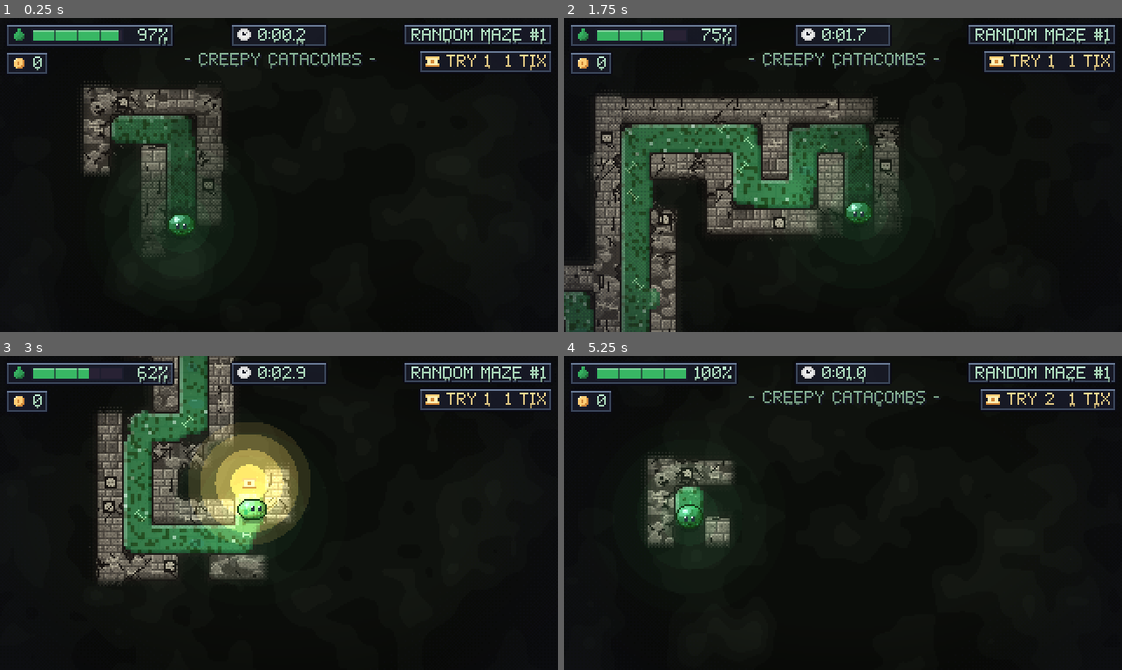
Above: before the commit, frames 1-4 (two rows, left to right).
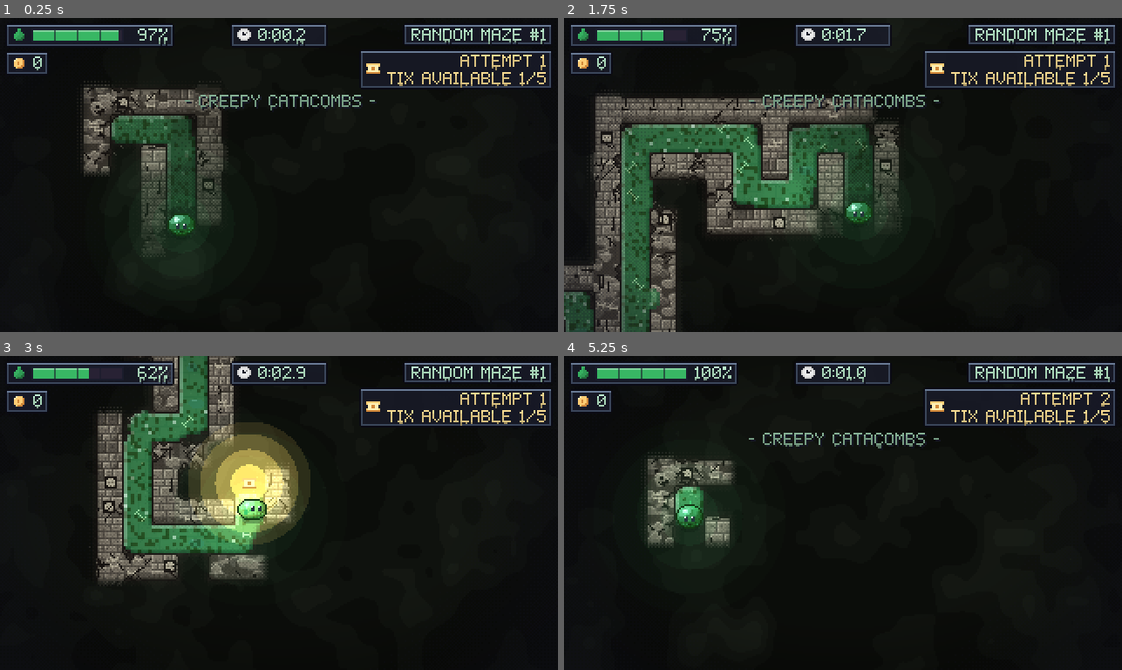
Above: after the commit, the same moments.

Repository: AveryBlue-GD/slime-time
Game: Godot game, scene res://tests/demo_random_ticket.tscn
Two runs of this game, one before a commit and one after it. Both use one fixed random seed, a clock stepped at 60 frames per second and the inputs below. This scene is started directly instead of the project's main scene.
Inputs (mouse positions are in pixels of both pictures, inside the frame that each line leads up to):
- Up to frame 1 (0.25 s): no input
- Up to frame 2 (1.75 s): tap Enter at 0.5 s; move the mouse to (965, 159) at 0.52 s; hold D (move_right) 0.53-1.25 s; tap F (interact) at 0.6 s; click (965, 159) at 0.67 s; tap Space (jump) at 0.77, 1.07 s; drag from (731, 190) to (815, 237) at 1.27 s
- Up to frame 3 (3 s): move the mouse to (334, 443) at 2.02 s; hold D (move_right) 2.03-2.75 s; tap J at 2.1 s; drag from (251, 575) to (111, 465) at 2.77 s
- Up to frame 4 (5.25 s): move the mouse to (1010, 560) at 3.52 s; hold A (move_left) 3.53-4.25 s; tap F (interact) at 3.6 s; tap Space (jump) at 3.77, 4.07 s; tap R (restart) at 4.15 s; drag from (675, 465) to (759, 434) at 4.27 s; move the mouse to (870, 513) at 5.02 s; hold S (move_down) from 5.03 s (still down); tap J at 5.1 s; click (870, 513) at 5.17 s

The runs differ from the first frame. In frame 1, 3.4% of the frame differs, in the area x 33-99%, y 10-30%; in frame 2, 3.4%; in frame 3, 1.9%; in frame 4, 3.1%.

Commit message:
Attempt pod: ATTEMPT n / TIX AVAILABLE k/5
The randomizer HUD pod shows the attempt and the tickets a win would pay now
out of 5 (caps applied, dim 0/5 when nothing), on two lines; the area name and
the touch pause button move under it. Layout check, updated tests, shots.

Co-Authored-By: Claude Sonnet 5.5 <noreply@anthropic.com>

Diff:
--- a/scripts/game.gd
+++ b/scripts/game.gd
@@ -1187,14 +1187,15 @@
 		return
 	attempt_key = progress.random_attempt_key(random_seed, seed_level, hard_mode)
 	attempt = progress.begin_random_attempt(attempt_key)
+	touch_controls.pause_rect.position.y = touch_controls.PAUSE_Y_RANDOM  # under the two-line attempt pod
 	_refresh_attempt_pod()
 
 
-## The HUD's attempt pod: TRY n and the tickets a win would pay now (0 once dev toggles were used).
+## The HUD's attempt pod: ATTEMPT n and the tickets a win would pay now (of 5) (0 once dev toggles were used).
 func _refresh_attempt_pod() -> void:
 	if not is_random() or progress == null:
 		return
-	hud.set_attempt(attempt, 0 if dev_toggled or assisted else progress.random_tickets_due(attempt, random_seed))
+	hud.set_attempt(attempt, 0 if dev_toggled or assisted else progress.random_tickets_due(attempt, random_seed), progress.tickets_for_attempt(1))
 
 
 # ---------------------------------------------------------------- dev: wall power
--- a/scripts/hud.gd
+++ b/scripts/hud.gd
@@ -13,6 +13,8 @@
 const LOW_PERCENT := 20.0
 ## Seconds the area name stays up before fading.
 const AREA_NAME_TIME := 2.0
+## Where the area name sits in a randomizer maze, clear of the two-line attempt pod (normally y 20).
+const AREA_TOP_UNDER_ATTEMPT := 44
 const FRAME_COLOR := Color8(26, 28, 44)
 const LOW_COLOR := Color8(220, 40, 50)
 const GOLD := Color8(255, 205, 117)
@@ -42,7 +44,8 @@
 var coin_label: Label
 var coins_left_label: Label
 var _coins_left_pod: Control
-## Randomizer only: the attempt on this maze and what a win would pay now ("TRY 2  4 TIX").
+## Randomizer only: the attempt on this maze and the tickets a win would pay now, out of the most a
+## maze can pay ("ATTEMPT 2  TIX AVAILABLE 4/5").
 var attempt_pod: Control
 var attempt_label: Label
 var _attempt_icon: TextureRect
@@ -144,6 +147,7 @@
 	_attempt_icon = UIKit.make_icon("ticket", Color.WHITE)
 	attempt_row.add_child(_attempt_icon)
 	attempt_label = UIKit.make_label("", 8, TICKET_TINT)
+	attempt_label.horizontal_alignment = HORIZONTAL_ALIGNMENT_RIGHT
 	attempt_row.add_child(attempt_label)
 	attempt_pod.visible = false
 
@@ -294,10 +298,15 @@
 
 
 ## The attempt pod (randomizer mazes only): which attempt at this maze it is and the tickets a win
-## would pay right now, e.g. "TRY 2  4 TIX" (dim when it would pay nothing).
-func set_attempt(attempt: int, payout: int) -> void:
+## would pay right now (every cap applied) out of a first attempt's full pay, counting down
+## attempt by attempt: "ATTEMPT 1  TIX AVAILABLE 5/5", "ATTEMPT 2  TIX AVAILABLE 4/5" ... 1/5 from
+## the 5th; e.g. 1/5 when capped, dim 0/5 when a win would pay nothing. `most` = a first attempt's pay.
+func set_attempt(attempt: int, payout: int, most := 5) -> void:
 	attempt_pod.visible = true
-	attempt_label.text = "TRY %d  %d TIX" % [mini(attempt, 99), payout]
+	# The two-line pod reaches down to y 40: the area name moves under it instead of under the timer.
+	area_label.offset_top = AREA_TOP_UNDER_ATTEMPT
+	area_label.offset_bottom = AREA_TOP_UNDER_ATTEMPT + 10
+	attempt_label.text = "ATTEMPT %d\nTIX AVAILABLE %d/%d" % [mini(attempt, 99), payout, most]
 	var color := TICKET_TINT if payout > 0 else MEDAL_OWNED
 	attempt_label.add_theme_color_override("font_color", color)
 	_attempt_icon.modulate = Color.WHITE if payout > 0 else TICKET_DIM
--- a/scripts/ui/touch_controls.gd
+++ b/scripts/ui/touch_controls.gd
@@ -17,6 +17,10 @@
 const JUMP_CENTER := Vector2(282, 142)
 const JUMP_RADIUS := 19.0
 const PAUSE_RECT := Rect2(302, 35, 15, 13)
+## Where the pause button really is: PAUSE_RECT, moved down under the randomizer's taller attempt
+## pod by game.gd (`pause_rect.position.y = PAUSE_Y_RANDOM`).
+const PAUSE_Y_RANDOM := 44.0
+var pause_rect := PAUSE_RECT
 const PAUSE_TOUCH_MARGIN := 5.0
 const MOVE_ACTIONS := ["move_right", "move_left", "move_down", "move_up"]
 
@@ -72,7 +76,7 @@
 
 
 func _touch_down(index: int, pos: Vector2) -> void:
-	if PAUSE_RECT.grow(PAUSE_TOUCH_MARGIN).has_point(pos):
+	if pause_rect.grow(PAUSE_TOUCH_MARGIN).has_point(pos):
 		var pause := InputEventAction.new()
 		pause.action = "menu"
 		pause.pressed = true
@@ -154,9 +158,9 @@
 	_canvas.draw_string(font, (JUMP_CENTER + Vector2(-label_width / 2.0, 3)).round(), "JUMP",
 		HORIZONTAL_ALIGNMENT_LEFT, -1, 8, Color(1, 1, 1, 0.9))
 	# Pause button: two bars.
-	_canvas.draw_rect(PAUSE_RECT, dim)
-	_canvas.draw_rect(Rect2(PAUSE_RECT.position + Vector2(4, 3), Vector2(2, 7)), Color(color, 0.9))
-	_canvas.draw_rect(Rect2(PAUSE_RECT.position + Vector2(9, 3), Vector2(2, 7)), Color(color, 0.9))
+	_canvas.draw_rect(pause_rect, dim)
+	_canvas.draw_rect(Rect2(pause_rect.position + Vector2(4, 3), Vector2(2, 7)), Color(color, 0.9))
+	_canvas.draw_rect(Rect2(pause_rect.position + Vector2(9, 3), Vector2(2, 7)), Color(color, 0.9))
 
 
 func _skin_color() -> Color:
--- a/tests/demo_random_ticket.gd
+++ b/tests/demo_random_ticket.gd
@@ -3,6 +3,7 @@
 ## Screenshot scenario: a randomizer maze, the slime walked (6 px a frame) along the route to just
 ## before its goal, the ticket, so the ticket shows in the lit area. `--bright` (dev mode,
 ## --unlock-all) turns on the F1 FULL BRIGHT toggle at the end, so the whole maze shows.
+## `--attempt=N` shows the HUD's attempt pod as on attempt N of the maze.
 ## ./tools/screenshot.sh --frames 420 --scene res://tests/demo_random_ticket.tscn --upgrades=3,0,0 --skin=ocean [--unlock-all --bright]
 
 var game: Node2D
@@ -21,6 +22,10 @@
 	await get_tree().process_frame
 	get_tree().current_scene = game
 	await get_tree().physics_frame
+	for arg in OS.get_cmdline_user_args():
+		if arg.begins_with("--attempt="):
+			game.attempt = arg.trim_prefix("--attempt=").to_int()
+			game._refresh_attempt_pod()
 	var route := MazeGenerator.shortest_path(game.maze, game.maze.start, game.maze.goal)
 	var points: Array[Vector2] = []
 	for cell in route:
--- a/tests/test_dev_toggles.gd
+++ b/tests/test_dev_toggles.gd
@@ -152,9 +152,9 @@
 	root.add_child(game)
 	current_scene = game
 	await physics_frame
-	_check(game.hud.attempt_label.text.ends_with(" 5 TIX") and not game.goal.visible, "randomizer: the ticket starts hidden; the pod shows 5 TIX (%s)" % game.hud.attempt_label.text)
+	_check(game.hud.attempt_label.text.ends_with(" 5/5") and not game.goal.visible, "randomizer: the ticket starts hidden; the pod shows 5/5 available (%s)" % game.hud.attempt_label.text)
 	game.set_dev_bright(true)
-	_check(game.goal is TicketGoal and game.goal.visible and game.hud.attempt_label.text.ends_with(" 0 TIX"), "FULL BRIGHT shows the ticket, and the pod drops to 0 TIX (%s)" % game.hud.attempt_label.text)
+	_check(game.goal is TicketGoal and game.goal.visible and game.hud.attempt_label.text.ends_with(" 0/5"), "FULL BRIGHT shows the ticket, and the pod drops to 0/5 (%s)" % game.hud.attempt_label.text)
 	game.set_dev_bright(false)
 	_check(not game.goal.visible, "...hidden again when it goes off")
 	var tickets_before: int = progress.tickets
--- a/tests/test_mercy.gd
+++ b/tests/test_mercy.gd
@@ -69,7 +69,7 @@
 	root.add_child(game)
 	current_scene = game
 	await physics_frame
-	_check(game.hud.attempt_label.text.ends_with(" 0 TIX"), "an assisted randomizer attempt shows 0 TIX (%s)" % game.hud.attempt_label.text)
+	_check(game.hud.attempt_label.text.ends_with(" 0/5"), "an assisted randomizer attempt shows 0/5 tickets available (%s)" % game.hud.attempt_label.text)
 	var tickets_before: int = progress.tickets
 	game.slime.position = game.goal.position
 	for i in 10:
--- a/tests/test_random_tickets.gd
+++ b/tests/test_random_tickets.gd
@@ -87,7 +87,21 @@
 	_check(not game.goal.visible, "...hidden under the fog until the slime is near")
 	_check((game.goal.get_node("CollisionShape2D").shape as CircleShape2D).radius == TicketGoal.GRAB_RADIUS and TicketGoal.GRAB_RADIUS == 6.0,
 		"...with the chalice's grab circle (so the meter calibration is unchanged)")
-	_check(game.hud.attempt_pod.visible and game.hud.attempt_label.text.begins_with("TRY "), "the HUD shows the attempt pod (%s)" % game.hud.attempt_label.text)
+	_check(game.hud.attempt_pod.visible and game.hud.attempt_label.text.begins_with("ATTEMPT "), "the HUD shows the attempt pod (%s)" % game.hud.attempt_label.text)
+	# The two-line pod fits the 320x180 screen without touching the other pods, the area name (moved
+	# under it) or the touch pause button (moved down too).
+	await process_frame
+	var hud: CanvasLayer = game.hud
+	var pod: Rect2 = hud.attempt_pod.get_global_rect()
+	var others: Array[Rect2] = [hud.time_label.get_parent().get_parent().get_global_rect(), hud.level_label.get_parent().get_parent().get_global_rect(),
+		hud.coin_label.get_parent().get_parent().get_global_rect(), hud.label.get_parent().get_parent().get_global_rect()]
+	var text_w: float = hud.area_label.get_theme_font("font").get_string_size(hud.area_label.text, HORIZONTAL_ALIGNMENT_LEFT, -1, 8).x
+	others.append(Rect2(160.0 - text_w / 2.0, hud.area_label.offset_top, text_w, hud.area_label.offset_bottom - hud.area_label.offset_top))
+	others.append(game.touch_controls.pause_rect)
+	var clear := pod.position.x >= 0 and pod.end.x <= 320 and pod.end.y <= 180
+	for r: Rect2 in others:
+		clear = clear and not pod.intersects(r)
+	_check(clear, "the attempt pod %s stays on screen and clear of the other pods, the area name and the touch pause button" % pod)
 	game.slime.position = game.goal.position + Vector2(game.CHALICE_REVEAL_DISTANCE - 2.0, 0)
 	await physics_frame
 	await physics_frame
--- a/tests/test_tickets.gd
+++ b/tests/test_tickets.gd
@@ -94,21 +94,21 @@
 	progress.new_random_maze()
 	var maze_seed: int = progress.random_seed
 	var game := await _spawn_random(maze_seed)
-	_check(game.attempt == 1 and game.hud.attempt_pod.visible and game.hud.attempt_label.text == "TRY 1  5 TIX", "first start: attempt 1, the pod says TRY 1  5 TIX (%s)" % game.hud.attempt_label.text)
+	_check(game.attempt == 1 and game.hud.attempt_pod.visible and game.hud.attempt_label.text == "ATTEMPT 1\nTIX AVAILABLE 5/5", "first start: attempt 1, the pod says ATTEMPT 1\nTIX AVAILABLE 5/5 (%s)" % game.hud.attempt_label.text)
 	game.slime_remaining = 0.0
 	for i in 30:
 		await physics_frame
 	_check(game.finished and not game.won, "(dried up)")
 	game.retry()  # the dry-up's RESTART button: the real scene reload
 	game = await _current_game()
-	_check(game.attempt == 2 and game.random_seed == maze_seed and game.hud.attempt_label.text == "TRY 2  4 TIX", "a dry-up retry is attempt 2: TRY 2  4 TIX (%s)" % game.hud.attempt_label.text)
+	_check(game.attempt == 2 and game.random_seed == maze_seed and game.hud.attempt_label.text == "ATTEMPT 2\nTIX AVAILABLE 4/5", "a dry-up retry is attempt 2: ATTEMPT 2\nTIX AVAILABLE 4/5 (%s)" % game.hud.attempt_label.text)
 	var press := InputEventAction.new()  # R mid-run (no coins in hand: restarts at once)
 	press.action = "restart"
 	press.pressed = true
 	Input.parse_input_event(press)
 	await process_frame
 	game = await _current_game()
-	_check(game.attempt == 3 and game.hud.attempt_label.text == "TRY 3  3 TIX", "a manual restart counts too: TRY 3  3 TIX (%s)" % game.hud.attempt_label.text)
+	_check(game.attempt == 3 and game.hud.attempt_label.text == "ATTEMPT 3\nTIX AVAILABLE 3/5", "a manual restart counts too: ATTEMPT 3\nTIX AVAILABLE 3/5 (%s)" % game.hud.attempt_label.text)
 	game.slime.position = game.goal.position
 	for i in 10:
 		await physics_frame
@@ -116,15 +116,15 @@
 		"winning on attempt 3 pays 3 and the result says TICKET! ATTEMPT 3 = +3 (%s)" % [game.hud.rewards_texts])
 	game.replay()  # REPLAY MAZE: another attempt at a seed that already paid today
 	game = await _current_game()
-	_check(game.attempt == 4 and game.hud.attempt_label.text == "TRY 4  0 TIX", "replaying the won maze is attempt 4 and would pay nothing (%s)" % game.hud.attempt_label.text)
+	_check(game.attempt == 4 and game.hud.attempt_label.text == "ATTEMPT 4\nTIX AVAILABLE 0/5", "replaying the won maze is attempt 4 and would pay nothing (%s)" % game.hud.attempt_label.text)
 	game.play_next()  # NEW MAZE
 	game = await _current_game()
-	_check(game.random_seed != maze_seed and game.attempt == 1 and progress.random_attempts.size() == 1 and game.hud.attempt_label.text == "TRY 1  5 TIX",
+	_check(game.random_seed != maze_seed and game.attempt == 1 and progress.random_attempts.size() == 1 and game.hud.attempt_label.text == "ATTEMPT 1\nTIX AVAILABLE 5/5",
 		"NEW MAZE starts over at attempt 1 (and forgets the old counts)")
 	for i in 4:  # four more starts of this maze: attempts 2-5
 		game.retry()
 		game = await _current_game()
-	_check(game.attempt == 5 and game.hud.attempt_label.text == "TRY 5  1 TIX", "the 5th attempt would pay 1 (%s)" % game.hud.attempt_label.text)
+	_check(game.attempt == 5 and game.hud.attempt_label.text == "ATTEMPT 5\nTIX AVAILABLE 1/5", "the 5th attempt would pay 1 (%s)" % game.hud.attempt_label.text)
 	game.slime.position = game.goal.position
 	for i in 10:
 		await physics_frame
@@ -140,7 +140,7 @@
 	progress.upgrades = {"slime": 1}
 	progress.random_seed_fresh = false  # typed in
 	game = await _spawn_random(780)
-	_check(game.hud.attempt_label.text == "TRY 1  1 TIX", "a typed seed's pod shows 1 ticket at most (%s)" % game.hud.attempt_label.text)
+	_check(game.hud.attempt_label.text == "ATTEMPT 1\nTIX AVAILABLE 1/5", "a typed seed's pod shows 1 ticket at most (%s)" % game.hud.attempt_label.text)
 	game.slime.position = game.goal.position
 	for i in 10:
 		await physics_frame
@@ -150,7 +150,7 @@
 	progress.reset_progress()
 	progress.day_override = 30000
 	game = await _spawn_random(777)
-	_check(game.hud.attempt_label.text == "TRY 1  1 TIX", "no slime upgrade: the pod shows 1 ticket (%s)" % game.hud.attempt_label.text)
+	_check(game.hud.attempt_label.text == "ATTEMPT 1\nTIX AVAILABLE 1/5", "no slime upgrade: the pod shows 1 ticket (%s)" % game.hud.attempt_label.text)
 	game.slime.position = game.goal.position
 	for i in 10:
 		await physics_frame
@@ -174,7 +174,7 @@
 	progress.hard_mode = false
 	progress.random_paid = 5
 	game = await _spawn_random(779)
-	_check(game.hud.attempt_label.text == "TRY 1  0 TIX", "past the daily cap the pod shows 0 tickets (%s)" % game.hud.attempt_label.text)
+	_check(game.hud.attempt_label.text == "ATTEMPT 1\nTIX AVAILABLE 0/5", "past the daily cap the pod shows 0 tickets (%s)" % game.hud.attempt_label.text)
 	game.slime.position = game.goal.position
 	for i in 10:
 		await physics_frame
Binary file added: docs/polish-shots/size_hud_attempt1.png
Binary file added: docs/polish-shots/size_hud_attempt3.png
Not shown, changed: docs/handoff.md
Not shown, changed: docs/level-design.md
